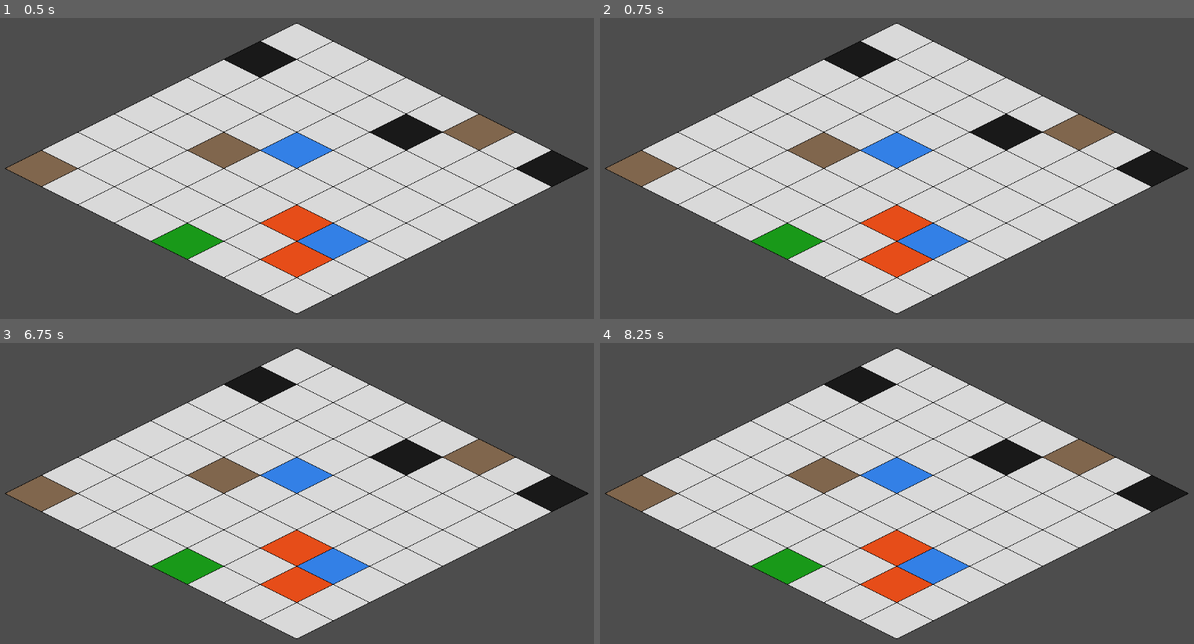
Above: before the commit, frames 1-4 (two rows, left to right).
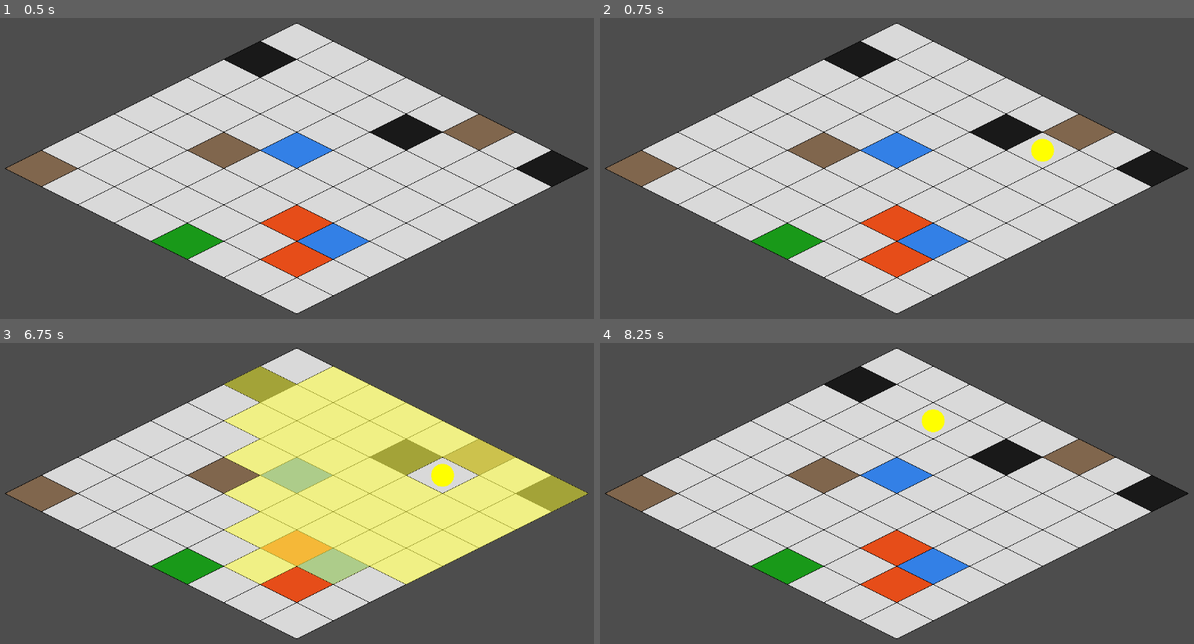
Above: after the commit, the same moments.

Repository: Brsa-Dev/ChessGame
Game: Godot game, scene res://main.tscn
Same seed, same stepped clock (60 frames per second), same inputs: the game is played once before the commit and once after it.
Inputs (mouse positions are in pixels of both pictures, inside the frame that each line leads up to):
- Up to frame 1 (0.5 s): no input
- Up to frame 2 (0.75 s): tap Enter at 0.5 s; move the mouse to (1027, 150) at 0.52 s; click (1027, 150) at 0.67 s
- Up to frame 3 (6.75 s): tap Space at 1.25, 2.75, 4.25 s; move the mouse to (154, 511) at 1.27 s; click (154, 511) at 1.42 s; tap Enter at 2, 3.5 s; move the mouse to (350, 412) at 2.02 s; click (350, 412) at 2.17 s; move the mouse to (249, 565) at 2.77 s; click (249, 565) at 2.92 s; move the mouse to (481, 547) at 3.52 s; click (481, 547) at 3.67 s; move the mouse to (83, 439) at 4.27 s; click (83, 439) at 4.42 s; move the mouse to (314, 493) at 5.02 s; click (314, 493) at 5.17 s; move the mouse to (184, 400) at 5.77 s; click (184, 400) at 5.92 s; move the mouse to (427, 475) at 6.52 s; click (427, 475) at 6.67 s
- Up to frame 4 (8.25 s): move the mouse to (754, 511) at 7.27 s; click (754, 511) at 7.42 s; move the mouse to (950, 412) at 8.02 s; click (950, 412) at 8.17 s

Frame 1 is identical in both runs. In frame 2, 0.2% of the frame differs, in the area x 72-77%, y 40-48%; in frame 3, 27%, in the area x 37-100%, y 7-81%; in frame 4, 0.2%.
Error before the commit: Invalid access to property or key 'est_place' on a base object of type 'Node (joueur.gd)'. (res://main.gd:21)

Commit message:
KAN-4 feat: Joueur deplaçable, previ. des PM

Diff:
--- a/chess-game/joueur.gd
+++ b/chess-game/joueur.gd
@@ -2,27 +2,21 @@
 
 # -----------------------------------------------
 # JOUEUR — Classe de base
-# Contient toutes les données communes à tous les joueurs.
-# Les classes spécifiques (Guerrier, Mage, etc.)
-# hériteront de ce script plus tard.
 # -----------------------------------------------
 
-# Position du joueur sur la grille
 var grid_x: int = 0
 var grid_y: int = 0
 
-# Points de mouvement
+# Indique si le joueur a été placé sur le plateau
+var est_place: bool = false
+
 var pm_max: int = 5
 var pm_actuels: int = 5
 
-# Points de vie
 var hp_max: int = 100
 var hp_actuels: int = 100
 
-# Gold
 var gold: int = 0
-
-# Niveau (commence à 1, max 9)
 var niveau: int = 1
 
 # -----------------------------------------------
@@ -31,9 +25,10 @@
 func placer(x: int, y: int):
 	grid_x = x
 	grid_y = y
+	est_place = true  # Le joueur est maintenant sur le plateau
 
 # -----------------------------------------------
-# Retourne true si le joueur peut encore se déplacer
+# Retourne true si le joueur peut encore bouger
 # -----------------------------------------------
 func peut_se_deplacer() -> bool:
 	return pm_actuels > 0
@@ -46,14 +41,11 @@
 func peut_se_deplacer_vers(x: int, y: int) -> bool:
 	if not peut_se_deplacer():
 		return false
-	# Distance de Manhattan : somme des écarts en x et en y
-	# Ex: (3,4) → (3,5) = 1 case, (3,4) → (4,5) = 2 cases (diagonale, refusée)
 	var distance = abs(x - grid_x) + abs(y - grid_y)
 	return distance <= pm_actuels
 
 # -----------------------------------------------
-# Déplace le joueur sur la case (x, y)
-# et consomme 1 PM
+# Déplace le joueur et consomme les PM nécessaires
 # -----------------------------------------------
 func deplacer(x: int, y: int):
 	if peut_se_deplacer_vers(x, y):
@@ -69,8 +61,7 @@
 	pm_actuels = pm_max
 
 # -----------------------------------------------
-# Appelée par les sous-classes pour définir
-# leur effet passif (polymorphisme)
+# Overridé dans chaque classe fille (polymorphisme)
 # -----------------------------------------------
 func utiliser_passif():
-	pass  # Overridé dans chaque classe fille
+	pass
--- a/chess-game/main.gd
+++ b/chess-game/main.gd
@@ -2,7 +2,7 @@
 
 @onready var board = $Board
 @onready var renderer = $Renderer
-@onready var joueur = $Joueur  # Référence directe au nœud dans la scène
+@onready var joueur = $Joueur
 
 var joueur_selectionne: bool = false
 
@@ -15,26 +15,48 @@
 func _input(event):
 	if event is InputEventMouseButton and event.pressed:
 		var cell = renderer.screen_to_grid(event.position)
+
+		# Clic en dehors du plateau → on désélectionne le joueur
 		if cell.x < 0 or cell.x >= 8 or cell.y < 0 or cell.y >= 8:
+			if joueur_selectionne:
+				joueur_selectionne = false
+				print("Joueur désélectionné")
+				renderer.joueur_selectionne = joueur_selectionne
+				renderer.queue_redraw()
 			return
 
+		# Cas 1 : le joueur n'est pas encore placé → on le place
 		if not joueur.est_place:
 			joueur.placer(cell.x, cell.y)
 			print("Joueur placé en (", cell.x, ", ", cell.y, ")")
 
+		# Cas 2 : le joueur est placé mais pas sélectionné
 		elif not joueur_selectionne:
 			if cell.x == joueur.grid_x and cell.y == joueur.grid_y:
-				joueur_selectionne = true
-				print("Joueur sélectionné")
+				# On vérifie les PM avant de sélectionner
+				if joueur.peut_se_deplacer():
+					joueur_selectionne = true
+					print("Joueur sélectionné — PM restants : ", joueur.pm_actuels)
+				else:
+					print("Plus de PM ! Impossible de se déplacer.")
 
+		# Cas 3 : le joueur est sélectionné
 		else:
+			# Reclique sur le joueur → désélection
 			if cell.x == joueur.grid_x and cell.y == joueur.grid_y:
 				joueur_selectionne = false
 				print("Joueur désélectionné")
+			# Clic sur une case accessible → déplacement
 			elif joueur.peut_se_deplacer_vers(cell.x, cell.y):
 				joueur.deplacer(cell.x, cell.y)
 				joueur_selectionne = false
 				print("Joueur déplacé en (", cell.x, ", ", cell.y, ") — PM restants : ", joueur.pm_actuels)
+				# Si plus de PM après le déplacement, on prévient
+				if not joueur.peut_se_deplacer():
+					print("Plus de PM !")
+			# Clic sur une case inaccessible
+			else:
+				print("Case inaccessible !")
 
 		renderer.joueur_selectionne = joueur_selectionne
 		renderer.queue_redraw()
--- a/chess-game/renderer.gd
+++ b/chess-game/renderer.gd
@@ -4,13 +4,10 @@
 const TILE_H = 64
 const OFFSET = Vector2(600, 100)
 
-# Référence au Board, assignée par main.gd au démarrage
 var board: Node = null
+var joueur: Node = null
+var joueur_selectionne: bool = false
 
-# Référence au joueur, assignée par main.gd au démarrage
-var joueur: Node = null
-
-# Couleurs par type de case
 const COULEURS = {
 	0: Color(0.85, 0.85, 0.85),  # NORMAL  — gris clair
 	1: Color(0.9,  0.3,  0.1 ),  # LAVE    — rouge/orange
@@ -20,6 +17,9 @@
 	5: Color(0.5,  0.4,  0.3 ),  # MUR     — marron
 	6: Color(0.7,  0.6,  0.1 ),  # TOUR    — doré
 }
+
+# Couleur de surbrillance des cases accessibles
+const COULEUR_ACCESSIBLE = Color(1.0, 1.0, 0.3, 0.6)  # Jaune transparent
 
 func _ready():
 	print("Renderer prêt !")
@@ -32,10 +32,36 @@
 			var couleur = COULEURS.get(type, Color.WHITE)
 			dessiner_case(x, y, couleur)
 
-	# 2. On vérifie que le joueur existe ET qu'il a bien la propriété est_place
-	# avant de tenter d'y accéder
-	if joueur != null and joueur.get("est_place") == true:
+	# 2. Si le joueur est sélectionné, on surligne les cases accessibles
+	if joueur != null and joueur_selectionne:
+		_dessiner_cases_accessibles()
+
+	# 3. On dessine le joueur par dessus tout
+	if joueur != null and joueur.est_place:
 		dessiner_joueur(joueur.grid_x, joueur.grid_y)
+
+# Calcule et dessine toutes les cases accessibles depuis la position du joueur
+func _dessiner_cases_accessibles():
+	for x in range(8):
+		for y in range(8):
+			# On ignore la case du joueur lui-même
+			if x == joueur.grid_x and y == joueur.grid_y:
+				continue
+			# On vérifie si la case est accessible avec les PM restants
+			if joueur.peut_se_deplacer_vers(x, y):
+				_dessiner_surbrillance(x, y)
+
+# Dessine un losange semi-transparent par dessus une case
+func _dessiner_surbrillance(x: int, y: int):
+	var cx = OFFSET.x + (x - y) * (TILE_W / 2)
+	var cy = OFFSET.y + (x + y) * (TILE_H / 2)
+	var points = PackedVector2Array([
+		Vector2(cx,               cy - TILE_H / 2),
+		Vector2(cx + TILE_W / 2, cy),
+		Vector2(cx,               cy + TILE_H / 2),
+		Vector2(cx - TILE_W / 2, cy),
+	])
+	draw_colored_polygon(points, COULEUR_ACCESSIBLE)
 
 func dessiner_case(x: int, y: int, couleur: Color):
 	var cx = OFFSET.x + (x - y) * (TILE_W / 2)
@@ -50,8 +76,6 @@
 	draw_polyline(points, Color.BLACK, 1.0)
 	draw_line(points[3], points[0], Color.BLACK, 1.0)
 
-# Dessine un cercle au centre de la case (x, y)
-# Ce cercle sera remplacé par un sprite ou modèle 3D plus tard
 func dessiner_joueur(x: int, y: int):
 	var cx = OFFSET.x + (x - y) * (TILE_W / 2)
 	var cy = OFFSET.y + (x + y) * (TILE_H / 2)
